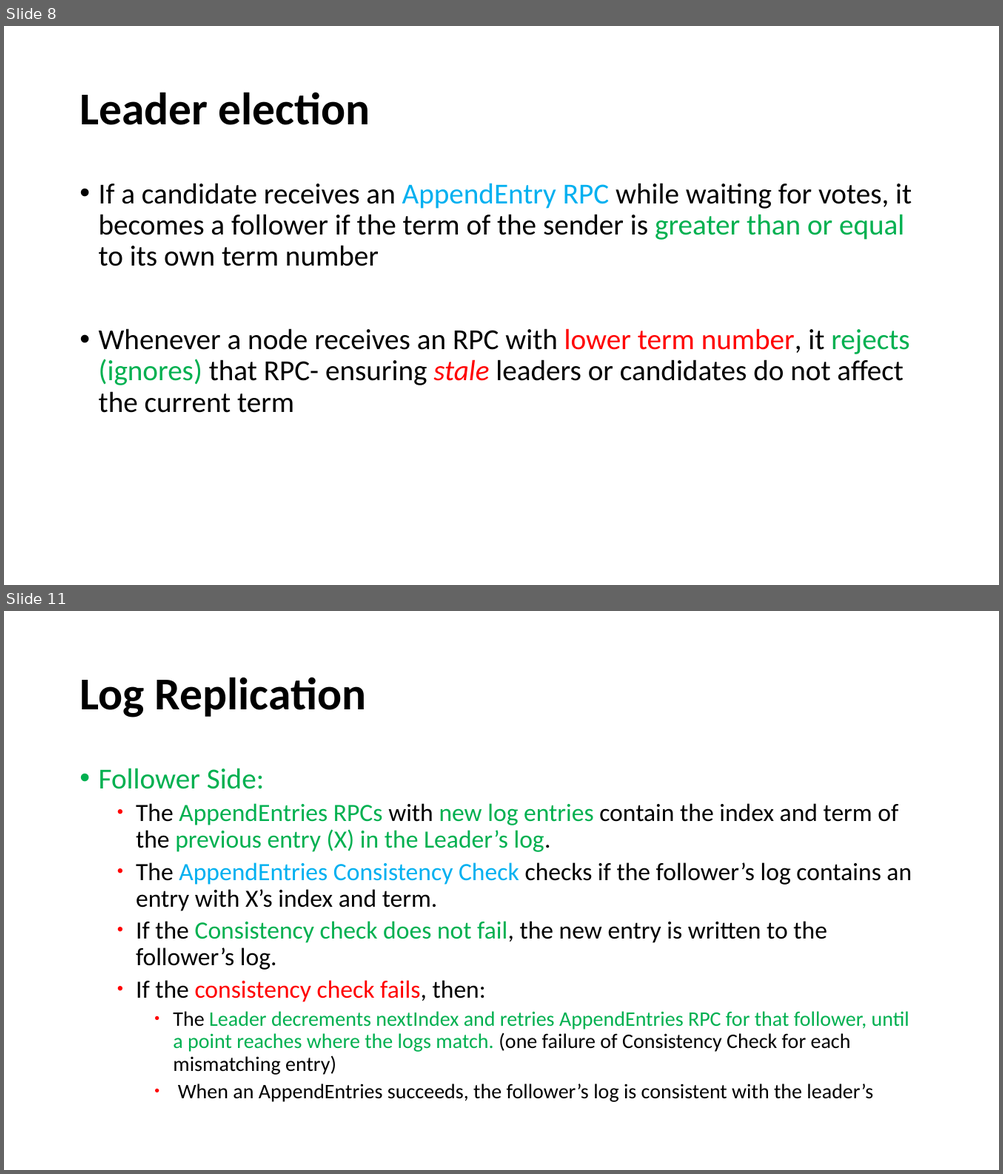
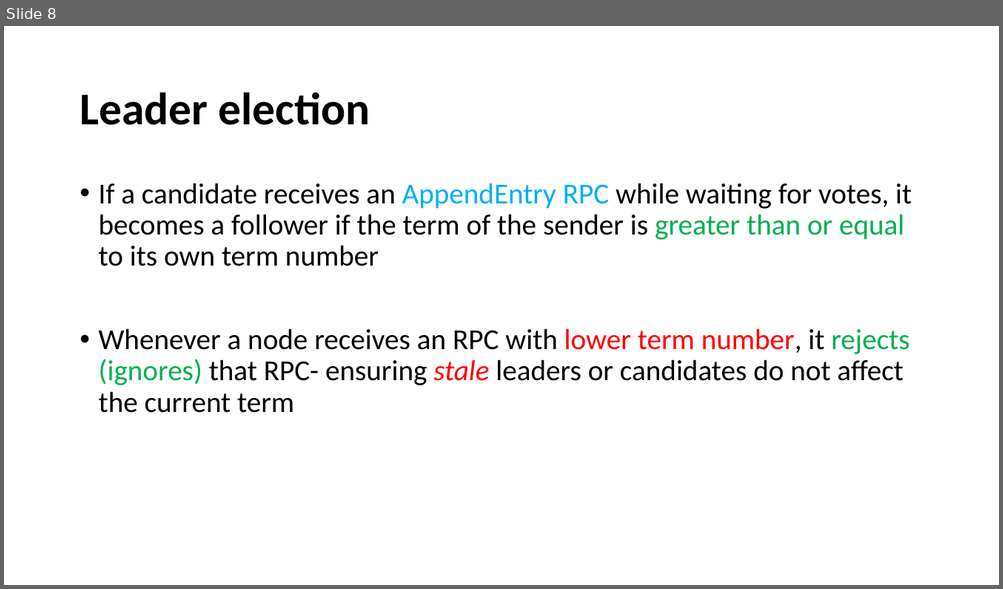
Before and after one commit to paulsaswata/public, a slide deck: The Raft Consensus Algorithm.pptx. Shown one above the other, each under a label of ours: slides 8 and 11 before the commit, slide 8 after it; the slides between them are not shown. The pictures are 1003x1174 and 1003x589 pixels, drawn with LibreOffice and Linux fonts; fonts in the diff are those of the drawing. Boxes give left, top, right and bottom in pixels: in the first picture for what was removed or moved away, otherwise in the second. Text is boxed around its words. In the diff, an @@ line names an element or a change of style, - is before the commit and + after.

```diff
--- a/The Raft Consensus Algorithm.pptx
+++ b/The Raft Consensus Algorithm.pptx
@@ slide 11 removed at (x1=4, y1=611, x2=999, y2=1170), background #FFFFFF @@
@@ title removed at (x1=79, y1=677, x2=366, y2=718) @@
-Log Replication
@@ text removed at (x1=99, y1=768, x2=911, y2=1102) @@
-• Follower Side:
-  • The AppendEntries RPCs with new log entries contain the index and term of the previous entry (X) in the Leader’s log.
-  • The AppendEntries Consistency Check checks if the follower’s log contains an entry with X’s index and term.
-  • If the Consistency check does not fail, the new entry is written to the follower’s log.
-  • If the consistency check fails, then:
-    • The Leader decrements nextIndex and retries AppendEntries RPC for that follower, until a point reaches where the logs match. (one failure of Consistency Check for each mismatching entry)
-    • When an AppendEntries succeeds, the follower’s log is consistent with the leader’s
```
Also in this commit, not shown: 5 slides changed, 4 slides added.
